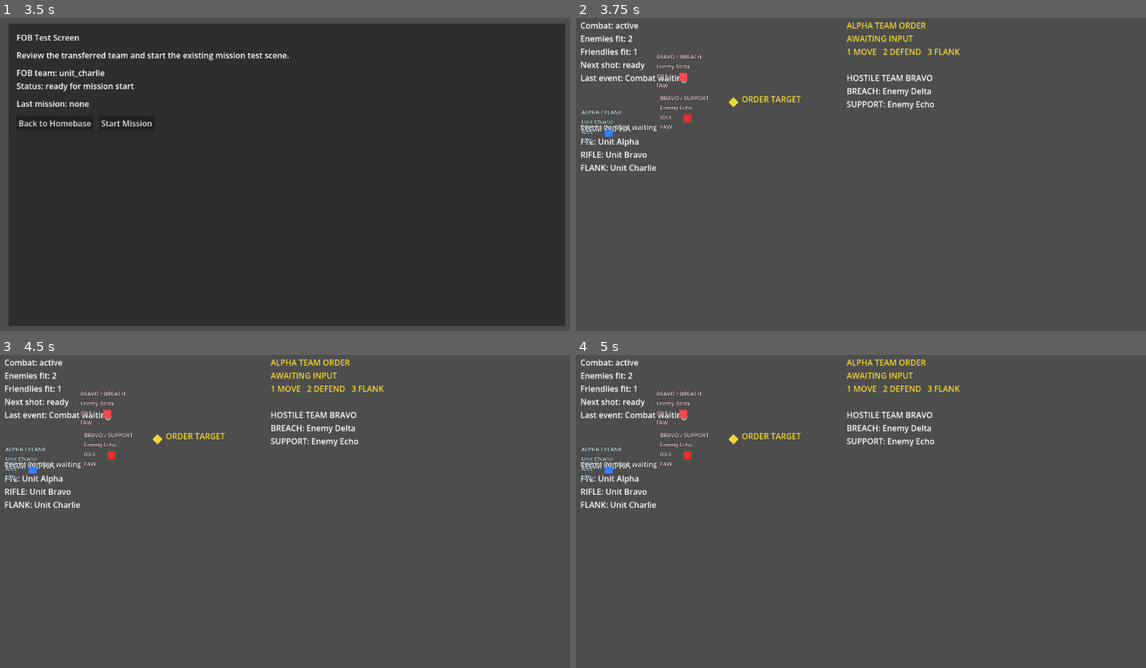
Above: before the commit, frames 1-4 (two rows, left to right).
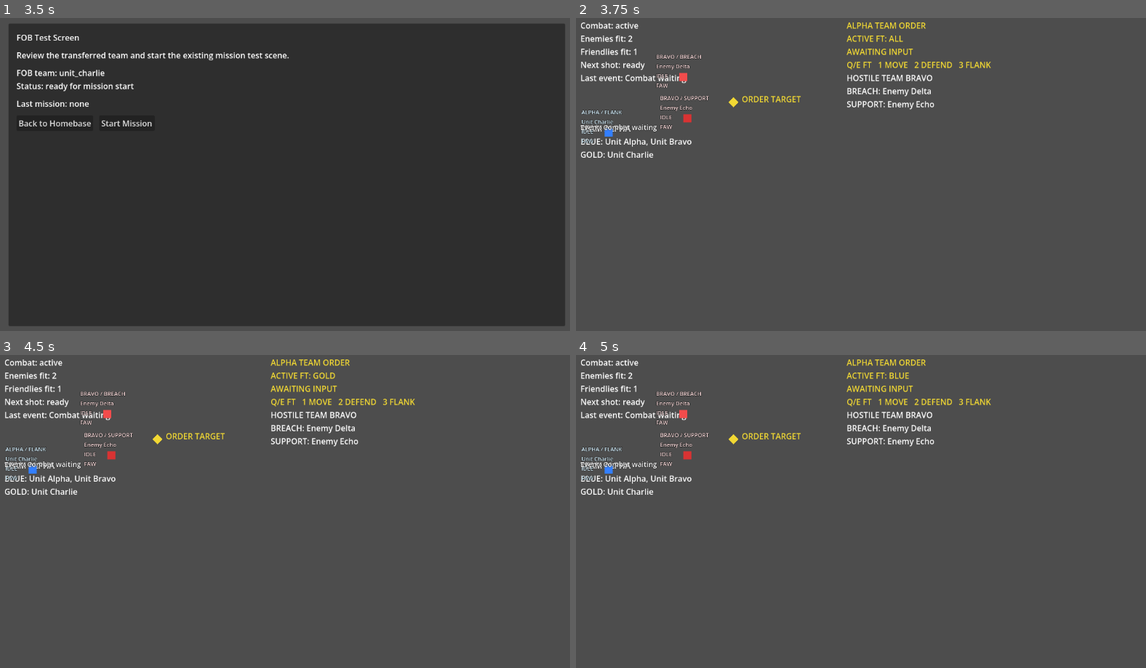
Above: after the commit, the same moments.

Repository: 0klabauta0-jpg/Sternenbuergerchen
Game: Godot game, scene res://scenes/meta/meta_layer_test.tscn
Same seed, same stepped clock (60 frames per second), same inputs: the game is played once before the commit and once after it.
Inputs:
- Up to frame 1 (3.5 s): click "Unit Alpha (unit_alpha / team…" at 0.5 s; click "Unit Bravo (unit_bravo / team…" at 1.25 s; click "Unit Charlie (unit_charlie / …" at 2 s; click "Transfer Team to FOB" at 2.75 s
- Up to frame 2 (3.75 s): click "Start Mission" at 3.5 s
- Up to frame 3 (4.5 s): tap Enter at 4.25 s; tap Q at 4.35 s
- Up to frame 4 (5 s): tap Tab at 4.55 s

Frame 1 is identical in both runs. In frame 2, 1.1% of the frame differs, in the area x 0-73%, y 5-49%; in frame 3, 1.1%; in frame 4, 1.1%.

Commit message:
Add minimal fireteam command split

Diff:
--- a/scenes/tests/mission_reactivity_test.tscn
+++ b/scenes/tests/mission_reactivity_test.tscn
@@ -26,7 +26,7 @@
 offset_top = 220.0
 offset_right = 248.0
 offset_bottom = 318.0
-text = "TEAM ALPHA\nFTL: Unit Alpha\nRIFLE: Unit Bravo\nFLANK: Unit Charlie"
+text = "TEAM ALPHA\nBLUE: Unit Alpha, Unit Bravo\nGOLD: Unit Charlie"
 
 [node name="EnemyIdentityLabel" type="Label" parent="."]
 offset_left = 544.0
@@ -40,7 +40,7 @@
 offset_top = 16.0
 offset_right = 860.0
 offset_bottom = 110.0
-text = "ALPHA TEAM ORDER\nAWAITING INPUT\n1 MOVE   2 DEFEND   3 FLANK"
+text = "ALPHA TEAM ORDER\nACTIVE FT: ALL\nAWAITING INPUT\nQ/E FT   1 MOVE   2 DEFEND   3 FLANK"
 
 [node name="SimulationRoot" type="Node" parent="."]
 script = ExtResource("1_simulation")
@@ -80,6 +80,7 @@
 team_id = "team_alpha"
 team_display_name = "ALPHA"
 role_name = "FTL"
+fireteam_id = "blue"
 combat_role = "anchor"
 
 [node name="Visual" type="Polygon2D" parent="UnitAlpha"]
@@ -94,6 +95,7 @@
 team_id = "team_alpha"
 team_display_name = "ALPHA"
 role_name = "RIFLE"
+fireteam_id = "blue"
 combat_role = "recon"
 
 [node name="Visual" type="Polygon2D" parent="UnitBravo"]
@@ -108,6 +110,7 @@
 team_id = "team_alpha"
 team_display_name = "ALPHA"
 role_name = "FLANK"
+fireteam_id = "gold"
 combat_role = "assault"
 
 [node name="Visual" type="Polygon2D" parent="UnitCharlie"]
@@ -151,6 +154,7 @@
 script = ExtResource("9_flow")
 auto_run_on_ready = false
 commander_command_type = "defend"
+fireteam_id = "blue"
 runtime_leader_path = NodePath("../RuntimeLeader")
 event_router_path = NodePath("../EventRouter")
 simulation_root_path = NodePath("../SimulationRoot")
@@ -162,6 +166,7 @@
 auto_run_on_ready = false
 commander_command_type = "move"
 unit_id = "unit_bravo"
+fireteam_id = "blue"
 runtime_leader_path = NodePath("../RuntimeLeader")
 event_router_path = NodePath("../EventRouter")
 simulation_root_path = NodePath("../SimulationRoot")
@@ -173,6 +178,7 @@
 auto_run_on_ready = false
 commander_command_type = "flank"
 unit_id = "unit_charlie"
+fireteam_id = "gold"
 runtime_leader_path = NodePath("../RuntimeLeader")
 event_router_path = NodePath("../EventRouter")
 simulation_root_path = NodePath("../SimulationRoot")
--- a/scripts/npc/test_unit.gd
+++ b/scripts/npc/test_unit.gd
@@ -9,11 +9,16 @@
 const EVENT_LABEL_OFFSET: Vector2 = Vector2(-42.0, -70.0)
 const EVENT_DURATION_SECONDS: float = 1.2
 const DEFAULT_COMBAT_ROLE: String = "anchor"
+const DEFAULT_FIRETEAM_ID: String = "blue"
 const ALLOWED_COMBAT_ROLES: PackedStringArray = [
 	"anchor",
 	"recon",
 	"assault",
 ]
+const ALLOWED_FIRETEAM_IDS: PackedStringArray = [
+	"blue",
+	"gold",
+]
 
 signal runtime_status_changed(runtime_status)
 signal unit_command_assigned(command)
@@ -25,6 +30,7 @@
 @export var team_id: String = "team_test"
 @export var team_display_name: String = ""
 @export var role_name: String = ""
+@export var fireteam_id: String = DEFAULT_FIRETEAM_ID
 @export var combat_role: String = DEFAULT_COMBAT_ROLE
 @export var max_health_points: int = 100
 
@@ -42,6 +48,7 @@
 
 
 func _ready() -> void:
+	_sanitize_fireteam_id()
 	_sanitize_combat_role()
 	_ensure_readability_labels()
 	_runtime_status = _build_runtime_status("idle")
@@ -92,6 +99,13 @@
 
 func get_role_name() -> String:
 	return role_name
+
+
+func get_fireteam_id() -> String:
+	if ALLOWED_FIRETEAM_IDS.has(fireteam_id):
+		return fireteam_id
+
+	return DEFAULT_FIRETEAM_ID
 
 
 func get_combat_role() -> String:
@@ -243,6 +257,14 @@
 	_refresh_event_label()
 
 
+func _sanitize_fireteam_id() -> void:
+	if ALLOWED_FIRETEAM_IDS.has(fireteam_id):
+		return
+
+	push_warning("TestUnit.fireteam_id expects one of: blue, gold.")
+	fireteam_id = DEFAULT_FIRETEAM_ID
+
+
 func _sanitize_combat_role() -> void:
 	if ALLOWED_COMBAT_ROLES.has(combat_role):
 		return
--- a/scripts/tests/mission_command_flow_driver.gd
+++ b/scripts/tests/mission_command_flow_driver.gd
@@ -7,6 +7,7 @@
 @export var commander_command_type: String = "take"
 @export var team_id: String = "team_alpha"
 @export var unit_id: String = "unit_alpha"
+@export var fireteam_id: String = "blue"
 @export var runtime_leader_path: NodePath
 @export var event_router_path: NodePath
 @export var simulation_root_path: NodePath
--- a/scripts/tests/mission_tactical_sandbox_controller.gd
+++ b/scripts/tests/mission_tactical_sandbox_controller.gd
@@ -4,6 +4,14 @@
 const MOVE_COLOR: Color = Color(0.95, 0.85, 0.2, 1.0)
 const DEFEND_COLOR: Color = Color(0.4, 0.9, 1.0, 1.0)
 const FLANK_COLOR: Color = Color(1.0, 0.65, 0.3, 1.0)
+const FIRETEAM_ALL: String = "all"
+const FIRETEAM_BLUE: String = "blue"
+const FIRETEAM_GOLD: String = "gold"
+const FIRETEAM_ORDER: PackedStringArray = [
+	FIRETEAM_ALL,
+	FIRETEAM_BLUE,
+	FIRETEAM_GOLD,
+]
 
 @export var order_team_label: String = "ALPHA TEAM"
 @export var runtime_leader_path: NodePath
@@ -14,6 +22,7 @@
 @export var flow_driver_paths: Array[NodePath] = []
 
 var _last_command_type: String = ""
+var _active_fireteam_id: String = FIRETEAM_ALL
 
 
 func _ready() -> void:
@@ -41,6 +50,10 @@
 			issue_defend()
 		KEY_3:
 			issue_flank()
+		KEY_Q, KEY_TAB:
+			cycle_active_fireteam(-1)
+		KEY_E:
+			cycle_active_fireteam(1)
 
 
 func issue_move() -> int:
@@ -53,6 +66,27 @@
 
 func issue_flank() -> int:
 	return _issue_team_command("flank")
+
+
+func set_active_fireteam(fireteam_id: String) -> void:
+	if not FIRETEAM_ORDER.has(fireteam_id):
+		return
+
+	_active_fireteam_id = fireteam_id
+	_refresh_feedback()
+
+
+func get_active_fireteam() -> String:
+	return _active_fireteam_id
+
+
+func cycle_active_fireteam(step: int) -> void:
+	var current_index: int = FIRETEAM_ORDER.find(_active_fireteam_id)
+	if current_index < 0:
+		current_index = 0
+
+	var next_index: int = posmod(current_index + step, FIRETEAM_ORDER.size())
+	set_active_fireteam(FIRETEAM_ORDER[next_index])
 
 
 func _issue_team_command(command_type: String) -> int:
@@ -63,6 +97,9 @@
 		if flow_driver == null or not flow_driver.has_method("issue_command"):
 			continue
 
+		if not _matches_active_fireteam(flow_driver):
+			continue
+
 		if bool(flow_driver.call("issue_command", command_type, target_position)):
 			issue_count += 1
 
@@ -97,12 +134,13 @@
 
 	var lines: PackedStringArray = []
 	lines.append("%s ORDER" % order_team_label)
+	lines.append("ACTIVE FT: %s" % _get_fireteam_feedback_text())
 	if _last_command_type.is_empty():
 		lines.append("AWAITING INPUT")
 	else:
 		lines.append(_get_command_feedback_text(_last_command_type))
 
-	lines.append("1 MOVE   2 DEFEND   3 FLANK")
+	lines.append("Q/E FT   1 MOVE   2 DEFEND   3 FLANK")
 	command_feedback_label.text = "\n".join(lines)
 	command_feedback_label.modulate = _get_command_color(_last_command_type)
 
@@ -124,6 +162,17 @@
 		return target_marker.position
 
 	return null
+
+
+func _matches_active_fireteam(flow_driver: Node) -> bool:
+	if _active_fireteam_id == FIRETEAM_ALL:
+		return true
+
+	if flow_driver == null:
+		return false
+
+	var flow_driver_fireteam_id: String = String(flow_driver.get("fireteam_id"))
+	return flow_driver_fireteam_id == _active_fireteam_id
 
 
 func _get_command_feedback_text(command_type: String) -> String:
@@ -138,6 +187,16 @@
 			return "ORDER"
 
 
+func _get_fireteam_feedback_text() -> String:
+	match _active_fireteam_id:
+		FIRETEAM_BLUE:
+			return "BLUE"
+		FIRETEAM_GOLD:
+			return "GOLD"
+		_:
+			return "ALL"
+
+
 func _get_target_label_text(command_type: String) -> String:
 	match command_type:
 		"move":
Not shown, changed: docs/IMPLEMENTATION_STATUS.md
